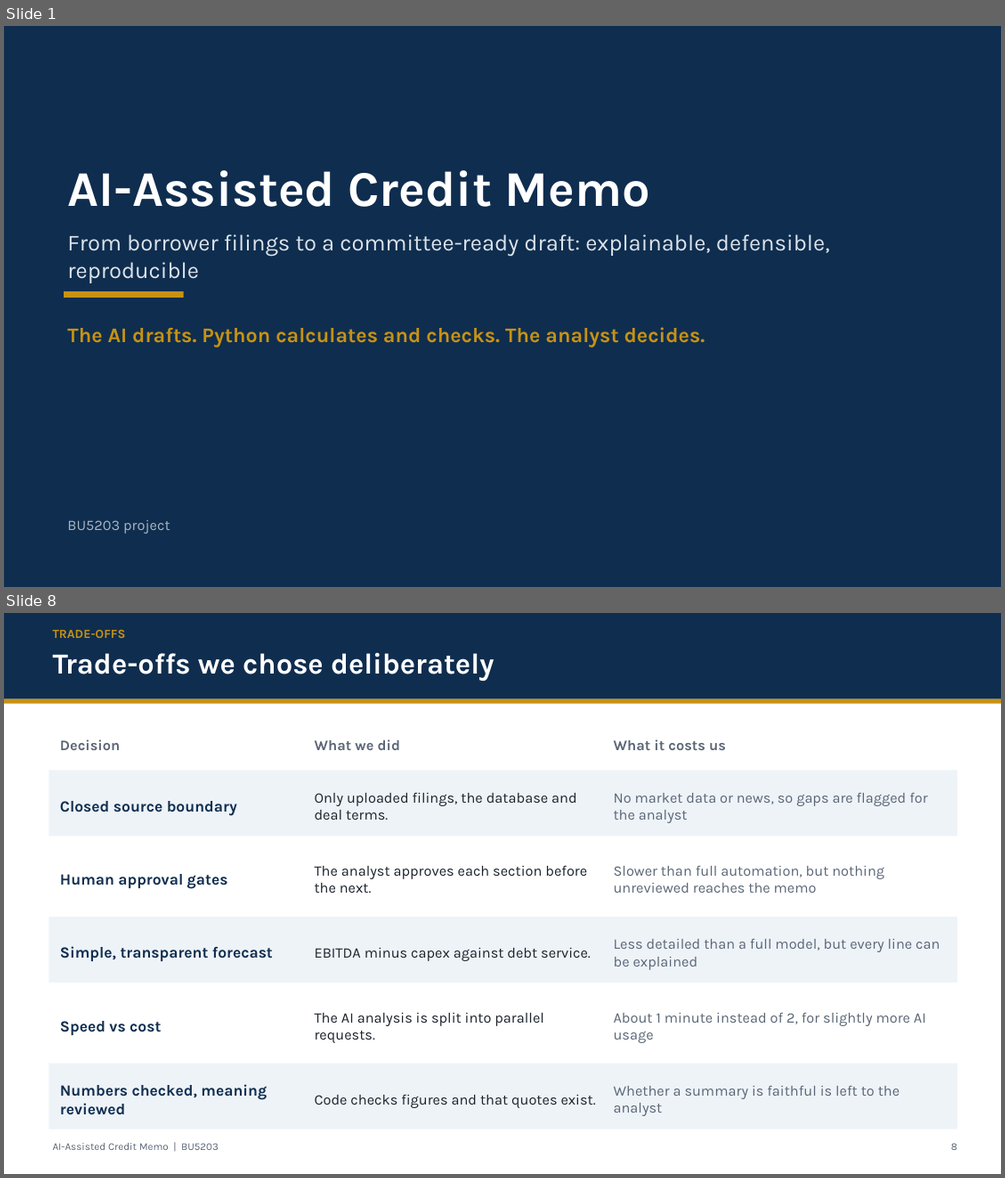
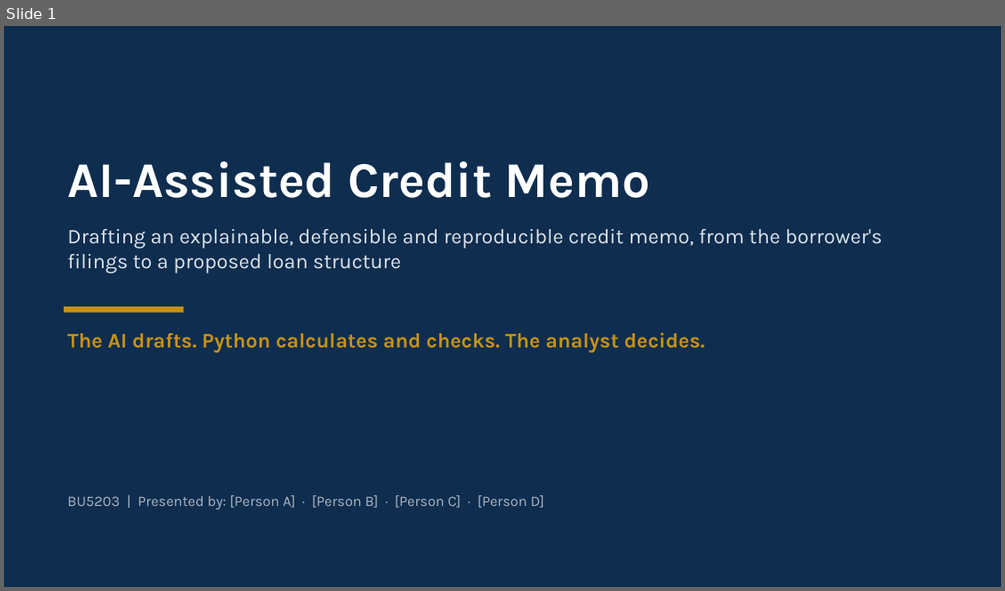
Before and after one commit to victor-CpUlU/BU5203, a slide deck: Credit_Memo_AI_Presentation.pptx. Shown one above the other, each under a label of ours: slides 1 and 8 before the commit, slide 1 after it; the slides between them are not shown. The pictures are 1005x1178 and 1005x591 pixels, drawn with LibreOffice and Linux fonts; fonts in the diff are those of the drawing. Boxes give left, top, right and bottom in pixels: in the first picture for what was removed or moved away, otherwise in the second. Text is boxed around its words. In the diff, an @@ line names an element or a change of style, - is before the commit and + after.

```diff
--- a/Credit_Memo_AI_Presentation.pptx
+++ b/Credit_Memo_AI_Presentation.pptx
@@ slide 8 removed at (4, 613, 1001, 1174), background #FFFFFF @@
@@ rectangle removed at (4, 613, 1001, 699) @@
@@ text removed at (53, 630, 126, 638) @@
-TRADE-OFFS
@@ text removed at (53, 652, 494, 681) @@
-Trade-offs we chose deliberately
@@ rectangle removed at (4, 699, 1001, 704) @@
@@ text removed at (60, 739, 120, 750) @@
-Decision
@@ text removed at (315, 739, 400, 750) @@
-What we did
@@ text removed at (614, 739, 726, 750) @@
-What it costs us
@@ rectangle removed at (48, 770, 957, 835) @@
@@ text removed at (315, 792, 577, 819) @@
-Only uploaded filings, the database and deal terms.
@@ text removed at (614, 793, 927, 823) @@
-No market data or news, so gaps are flagged for the analyst
@@ text removed at (60, 801, 237, 816) @@
-Closed source boundary
@@ rectangle removed at (48, 844, 957, 909) @@
@@ text removed at (60, 874, 228, 889) @@
-Human approval gates
@@ text removed at (315, 865, 587, 892) @@
-The analyst approves each section before the next.
@@ text removed at (614, 866, 884, 892) @@
-Slower than full automation, but nothing unreviewed reaches the memo
@@ rectangle removed at (48, 916, 957, 982) @@
@@ text removed at (60, 946, 273, 961) @@
-Simple, transparent forecast
@@ text removed at (315, 948, 591, 961) @@
-EBITDA minus capex against debt service.
@@ text removed at (614, 939, 939, 970) @@
-Less detailed than a full model, but every line can be explained
@@ rectangle removed at (48, 989, 957, 1055) @@
@@ text removed at (315, 1013, 544, 1043) @@
-The AI analysis is split into parallel requests.
@@ text removed at (614, 1013, 926, 1043) @@
-About 1 minute instead of 2, for slightly more AI usage
@@ text removed at (60, 1021, 161, 1035) @@
-Speed vs cost
@@ rectangle removed at (48, 1063, 957, 1129) @@
@@ text removed at (60, 1084, 267, 1115) @@
-Numbers checked, meaning reviewed
@@ text removed at (614, 1086, 899, 1116) @@
-Whether a summary is faithful is left to the analyst
@@ text removed at (315, 1094, 596, 1108) @@
-Code checks figures and that quotes exist.
@@ text removed at (53, 1143, 218, 1150) @@
-AI-Assisted Credit Memo | BU5203
@@ text removed at (951, 1143, 957, 1150) @@
-8
@@ slide 1 changed as well @@
@@ text "AI-Assisted Credit Memo": place and size @@
-text "AI-Assisted Credit Memo" at (67, 170, 649, 207)
+text "AI-Assisted Credit Memo" at (67, 161, 649, 198)
@@ text at (67, 229, 882, 273): text changed; size 22 to 20 pt @@
-From borrower filings to a committee-ready draft: explainable, defensible, reproducible
+Drafting an explainable, defensible and reproducible credit memo, from the borrower's filings to a proposed loan structure
@@ rectangle: place and size @@
-rectangle at (64, 291, 184, 297)
+rectangle at (64, 306, 184, 313)
@@ text "The AI drafts. Python calculates ...": place and size @@
-text "The AI drafts. Python calculates ..." at (67, 327, 705, 346)
+text "The AI drafts. Python calculates ..." at (67, 332, 705, 353)
@@ text at (67, 495, 544, 509): text changed @@
-BU5203 project
+BU5203 | Presented by: [Person A] · [Person B] · [Person C] · [Person D]
```
Also in this commit, not shown: 12 slides added, 7 other slides removed, 3 other files.
